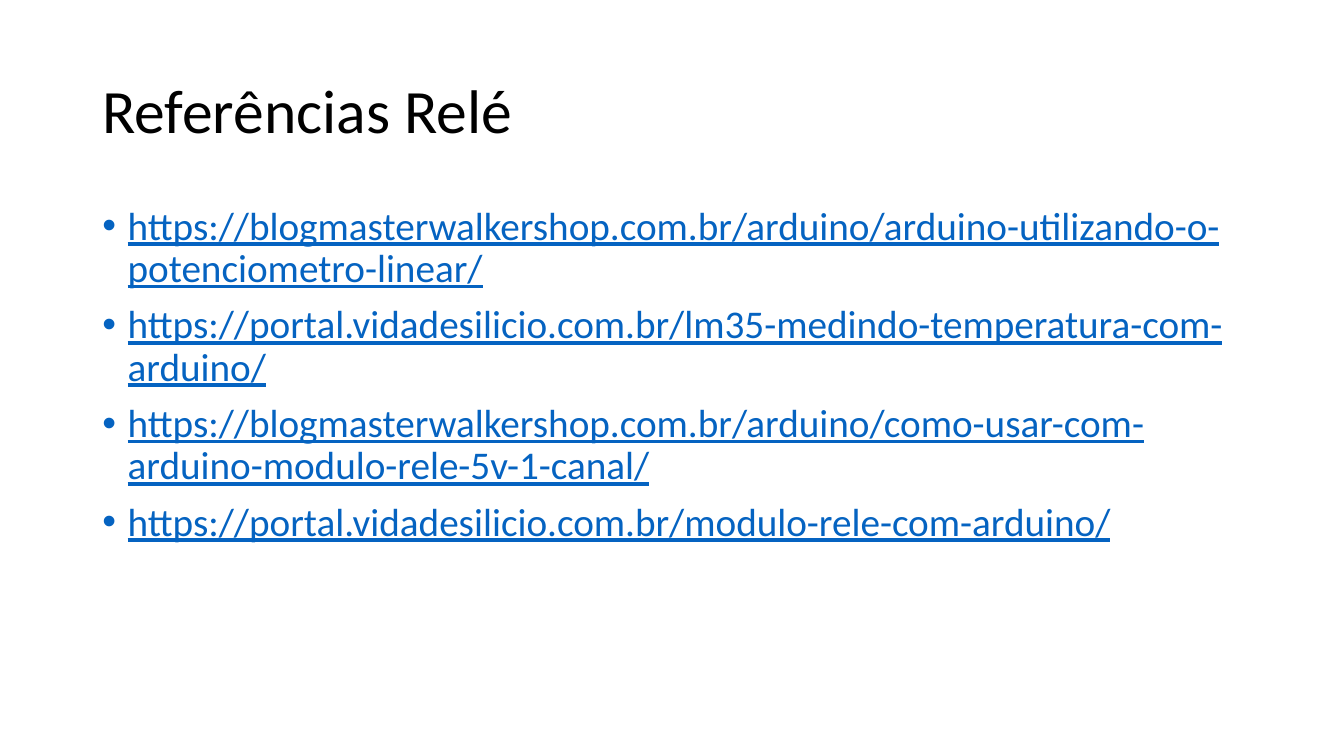
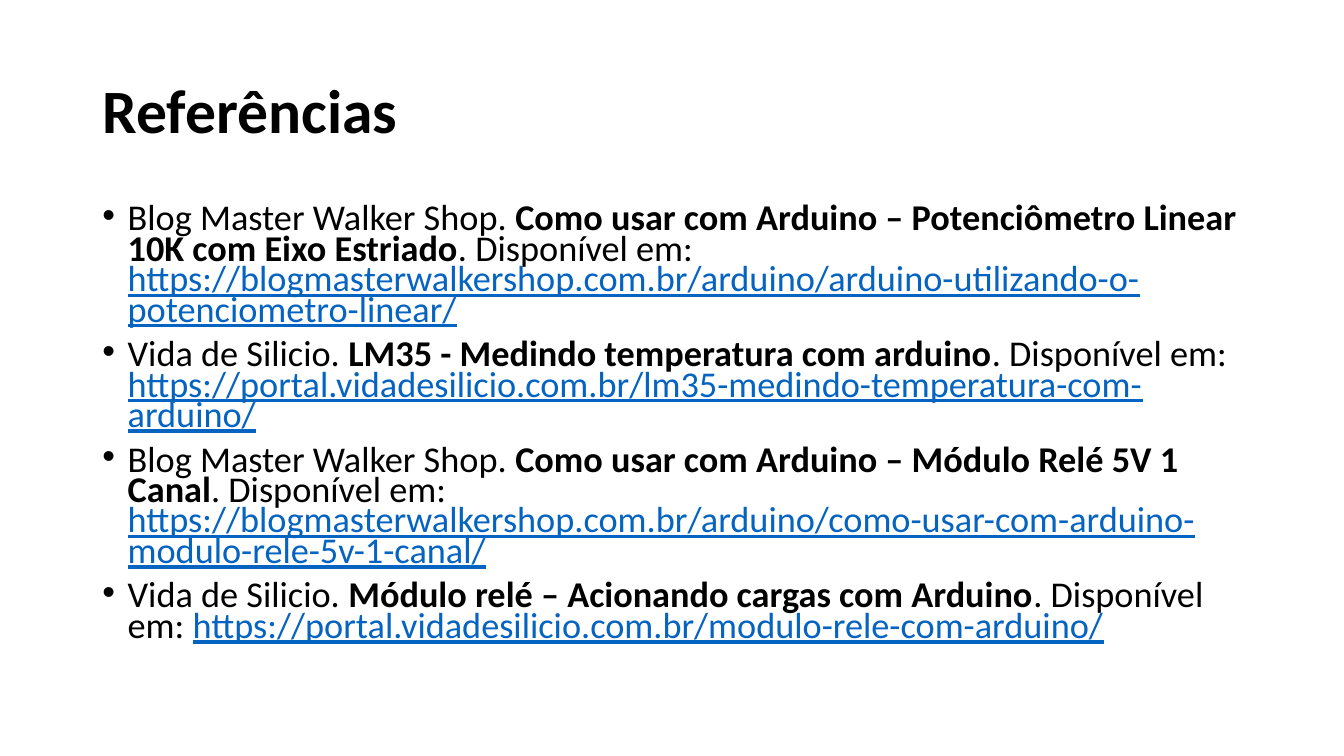
Before and after one commit to salmo-jr/public-slides, a slide deck: slide 60 of arduino-bluetooth.pptx. Drawn at 1344x756 pixels with LibreOffice and Linux fonts; fonts in the diff are those of the drawing. Boxes give left, top, right and bottom in pixels: in the first picture for what was removed or moved away, otherwise in the second. Text is boxed around its words. In the diff, an @@ line names an element or a change of style, - is before the commit and + after.

Commit message:
formatação das referências e do tema

```diff
--- a/arduino-bluetooth.pptx
+++ b/arduino-bluetooth.pptx
@@ title at [102, 89, 397, 134]: text changed; bold on @@
-Referências Relé
+Referências
@@ text at [128, 204, 1237, 644]: text changed; size 28 to 25.9 pt @@
-• https://blogmasterwalkershop.com.br/arduino/arduino-utilizando-o-potenciometro-linear/
-• https://portal.vidadesilicio.com.br/lm35-medindo-temperatura-com-arduino/
-• https://blogmasterwalkershop.com.br/arduino/como-usar-com-arduino-modulo-rele-5v-1-canal/
-• https://portal.vidadesilicio.com.br/modulo-rele-com-arduino/
+• Blog Master Walker Shop. Como usar com Arduino – Potenciômetro Linear 10K com Eixo Estriado. Disponível em: https://blogmasterwalkershop.com.br/arduino/arduino-utilizando-o-potenciometro-linear/
+• Vida de Silicio. LM35 - Medindo temperatura com arduino. Disponível em: https://portal.vidadesilicio.com.br/lm35-medindo-temperatura-com-arduino/
+• Blog Master Walker Shop. Como usar com Arduino – Módulo Relé 5V 1 Canal. Disponível em: https://blogmasterwalkershop.com.br/arduino/como-usar-com-arduino-modulo-rele-5v-1-canal/
+• Vida de Silicio. Módulo relé – Acionando cargas com Arduino. Disponível em: https://portal.vidadesilicio.com.br/modulo-rele-com-arduino/
```
Also in this commit, not shown: 59 other slides changed.
